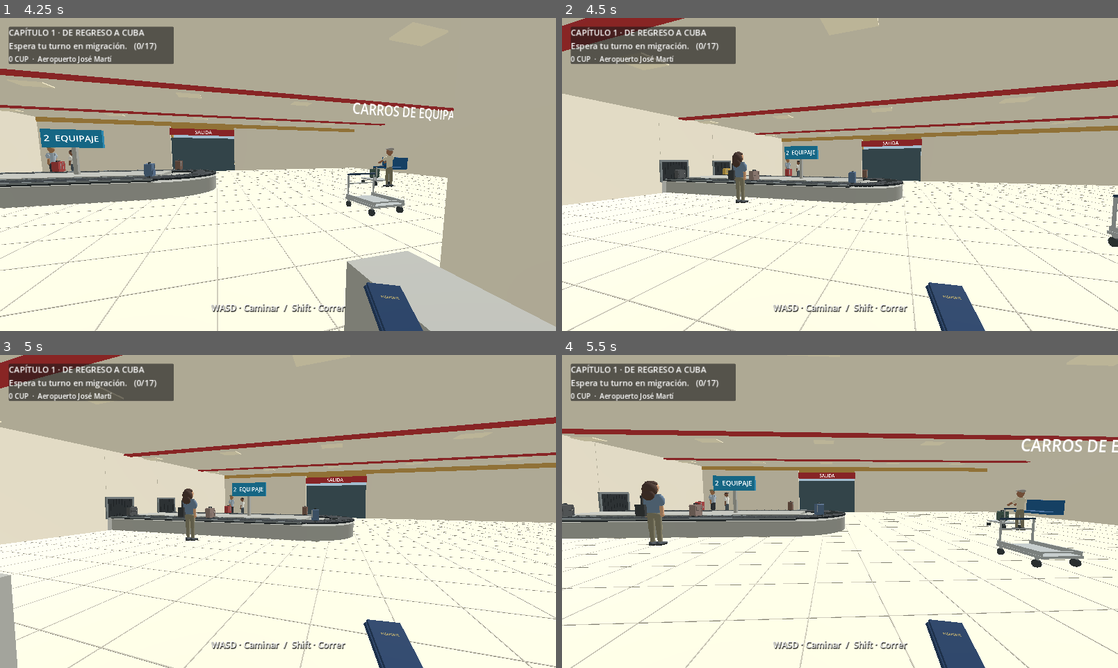
Above: before the commit, frames 1-4 (two rows, left to right).
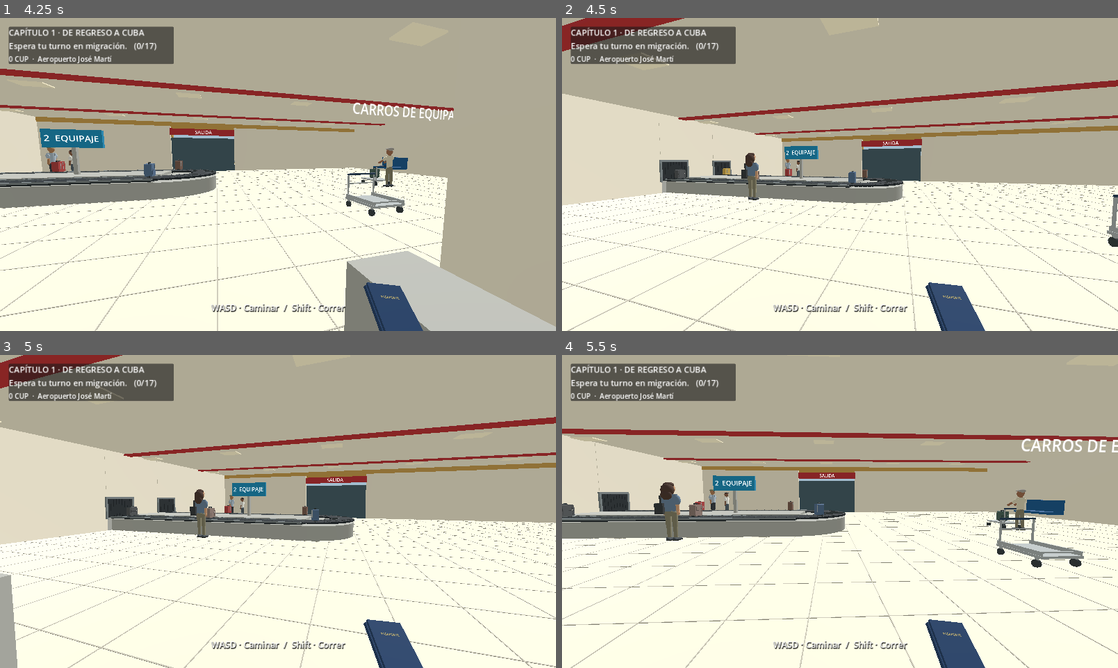
Above: after the commit, the same moments.

Repository: valdy247/mycity
Game: Godot game, scene res://airport.tscn
Two runs of this game, one before a commit and one after it. Both use one fixed random seed, a clock stepped at 60 frames per second and the inputs below.
Inputs (mouse positions are in pixels of both pictures, inside the frame that each line leads up to):
- Up to frame 1 (4.25 s): tap Enter at 0.5 s; move the mouse to (305, 174) at 0.52 s; hold W from 0.53 s (still down); tap E at 0.6 s; click (305, 174) at 0.67 s; tap Space at 0.77, 1.52, 3.02, 3.77 s; move the mouse to (250, 174) at 1.27 s; tap Shift at 1.35 s; move the mouse to (289, 168) at 2.02 s; tap B at 2.1 s; move the mouse to (272, 180) at 2.77 s; tap Q at 2.85 s; click (272, 180) at 2.92 s; move the mouse to (316, 177) at 3.52 s; tap X at 3.6 s
- Up to frame 2 (4.5 s): keep holding W; move the mouse to (795, 171) at 4.27 s; tap 1 at 4.35 s
- Up to frame 3 (5 s): keep holding W; tap Space at 4.52 s
- Up to frame 4 (5.5 s): keep holding W; move the mouse to (845, 511) at 5.02 s; tap 2 at 5.1 s; click (845, 511) at 5.17 s

Frame 1 is identical in both runs. In frame 2, 0.5% of the frame differs, in the area x 29-36%, y 42-60%; in frame 3, 0.6%; in frame 4, 1.1%, in the area x 13-22%, y 40-61%.

Commit message:
Polish ambient baggage pickup reach and hand-attached transition

Diff:
--- a/game/airport.gd
+++ b/game/airport.gd
@@ -586,7 +586,7 @@
 	# A passenger takes a non-player suitcase from the moving belt and carries it away.
 	var collector := _terminal_person(643,Vector3(5,.03,-15.9))
 	collector.rotation.y = 0.0
-	terminal_people.append({"node":collector,"role":"collect","state":0,"pause":2.0,"bag_slot":0,"index":0,"route":[Vector3(5,.03,-14.05),Vector3(5,.03,-16.0),Vector3(9.5,.03,-16.0)],"bag":null})
+	terminal_people.append({"node":collector,"role":"collect","state":0,"pause":2.0,"bag_slot":0,"index":0,"route":[Vector3(5,.03,-13.40),Vector3(5,.03,-16.0),Vector3(9.5,.03,-16.0)],"bag":null})
 	# A separate ambient trolley, never used by the player's mission.
 	var pusher := _terminal_person(672,Vector3(-8.5,.03,-14.6))
 	pusher.rotation.y = 0.0
@@ -665,15 +665,23 @@
 		_idle_person(person,delta,2.0)
 		if not bag.visible: return
 		var at := bag.global_position
-		if absf(at.x-person.global_position.x)>.55 or absf(at.z+12.5)>.2: return
+		if absf(at.x-(person.global_position.x+.20))>.35 or absf(at.z+12.5)>.2: return
 		if _ambient_player_near(person): return
 		# Reach only for the assigned ambient bag, never the player's luggage.
 		ambient_bag_slots[slot] = true
-		bag.reparent(person.arms[1],false)
-		bag.position = Vector3(0,-.98,.02)
-		bag.rotation = Vector3.ZERO
-		item.state = 3
+		person.arms[1].rotation.x = -1.0
+		bag.reparent(person.arms[1],true)
+		var pickup := create_tween()
+		pickup.set_parallel(true)
+		pickup.tween_property(bag,"position",Vector3(0,-.98,.02),.42)
+		pickup.tween_property(bag,"rotation",Vector3.ZERO,.42)
+		item.state = 6
+		item.pause = .45
 		item.index = 1
+	elif state==6:
+		item.pause = float(item.pause)-delta
+		person.arms[1].rotation.x = lerpf(person.arms[1].rotation.x,-.08,minf(1.0,delta*4.0))
+		if float(item.pause)<=0.0: item.state = 3
 	elif state==3:
 		if _ambient_player_near(person):
 			_idle_person(person,delta,2.0)
